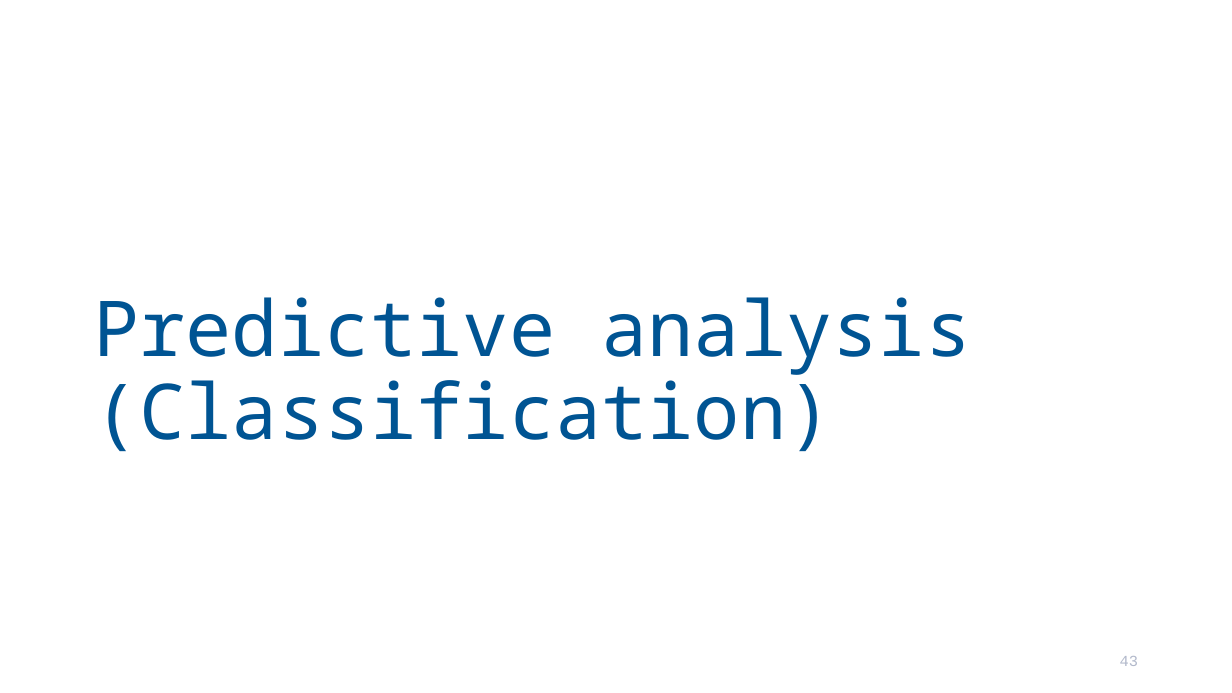
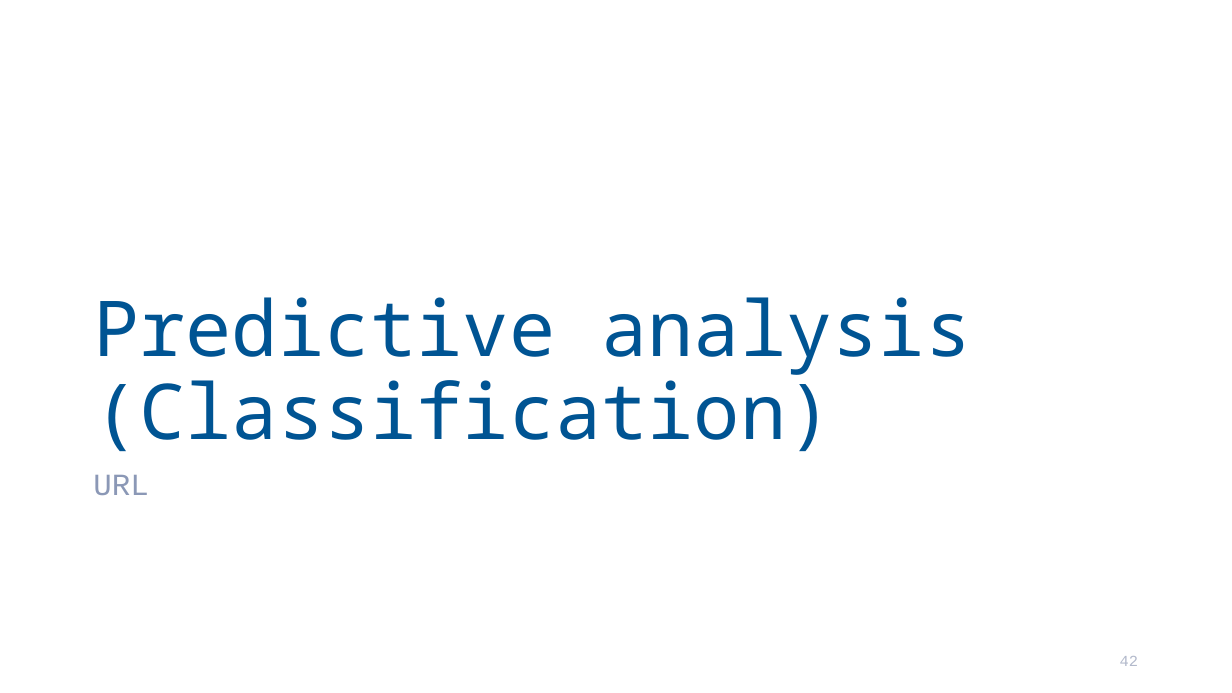
Before and after one commit to RiemannLee19/Coursera, a slide deck: slide 42 of 10_Applied_DS/Presentation_RL.odp (slide 43 before the commit). Drawn at 1232x693 pixels with LibreOffice and Linux fonts; fonts in the diff are those of the drawing. Boxes give left, top, right and bottom in pixels: in the first picture for what was removed or moved away, otherwise in the second. Text is boxed around its words. In the diff, an @@ line names an element or a change of style, - is before the commit and + after.

```diff
--- a/10_Applied_DS/Presentation_RL.odp
+++ b/10_Applied_DS/Presentation_RL.odp
@@ text added at [93,475,148,495], 24 pt, text #8B98B6 @@
+URL
@@ page number at [1120,656,1138,666]: text changed @@
-43
+42
```
Also in this commit, not shown: 9 other slides changed, 11 slides added, 12 slides removed, 11 other files.
